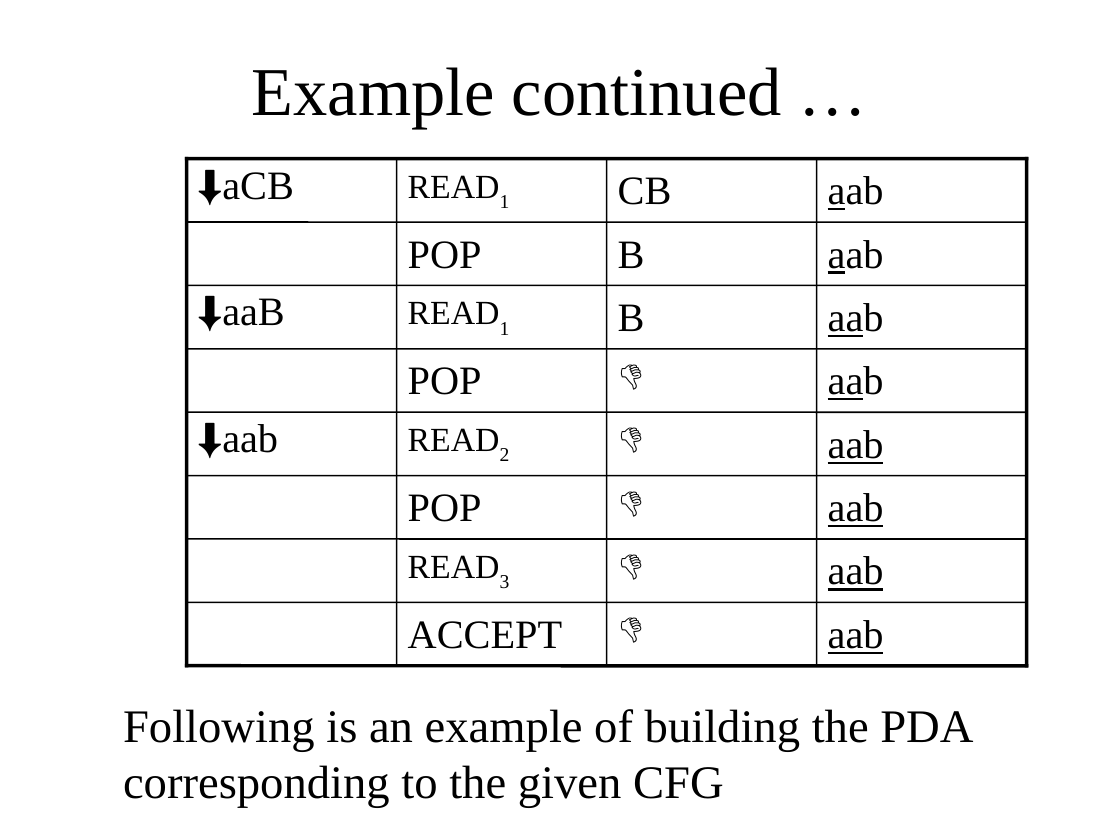
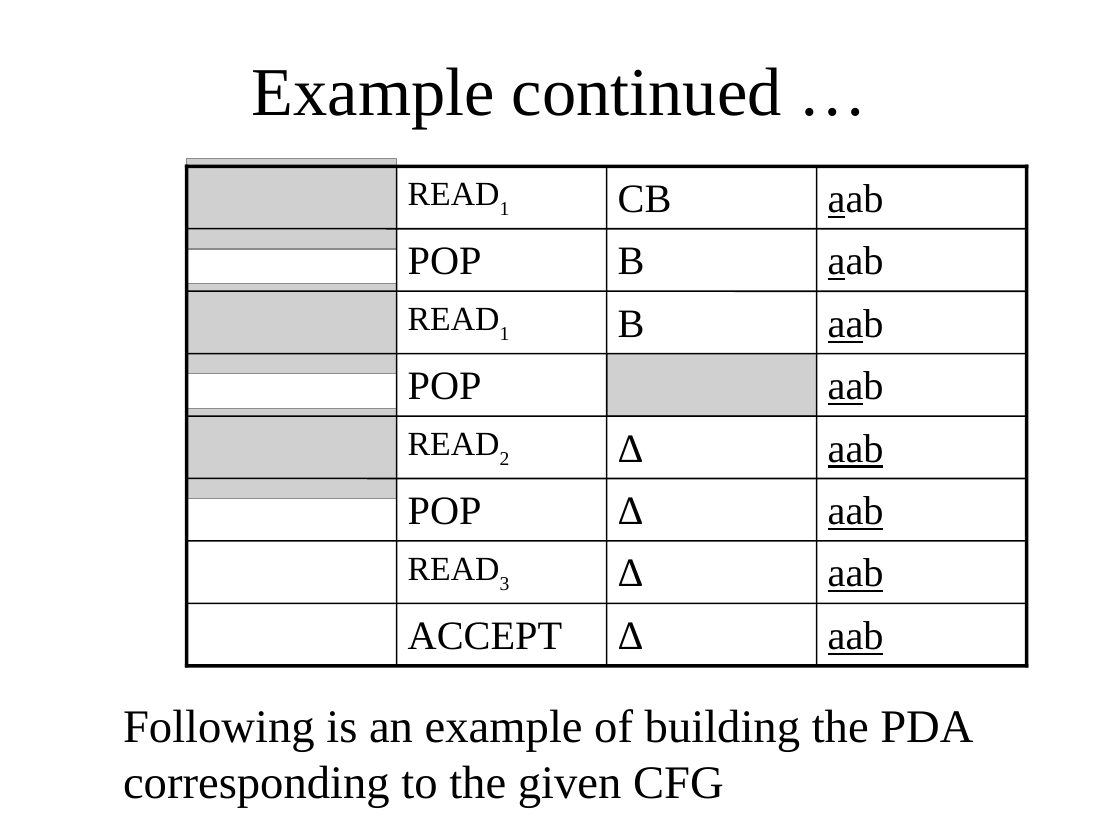
Before and after one commit to bamboat3/toa, a slide deck: slide 15 of Lesson 39.ppt. Drawn at 1120x840 pixels with LibreOffice and Linux fonts; fonts in the diff are those of the drawing; grey boxes stand for pictures. Boxes give left, top, right and bottom in pixels: in the first picture for what was removed or moved away, otherwise in the second. Text is boxed around its words. In the diff, an @@ line names an element or a change of style, - is before the commit and + after.

```diff
--- a/Lesson 39.ppt
+++ b/Lesson 39.ppt
@@ 3 texts, 1 line: place and size @@
-3 texts, 1 line at (187,159,1027,223)
+3 texts, 1 line at (187,167,1027,230)
@@ line moved from (187, 159) - (187, 665) to (187, 167) - (187, 665) @@
@@ group added at (187,159,816,649): 4 texts, 4 pictures @@
+Δ
+Δ
+Δ
+Δ
@@ group removed at (222,172,818,666): 8 texts @@
-👎
-👎
-👎
-👎
-⬇aab
-👎
-⬇aaB
-⬇aCB
@@ line moved from (396, 159) - (396, 665) to (396, 167) - (396, 665) @@
@@ line moved from (607, 159) - (607, 665) to (607, 167) - (607, 665) @@
@@ line moved from (816, 159) - (816, 665) to (816, 167) - (816, 665) @@
@@ line moved from (1027, 159) - (1027, 665) to (1027, 167) - (1027, 665) @@
@@ 10 texts, 4 lines: place and size @@
-10 texts, 4 lines at (187,222,1027,476)
+10 texts, 4 lines at (187,228,1027,478)
```
Also in this commit, not shown: 6 other slides changed, 7 slides added, 7 slides removed, 3 other files.
